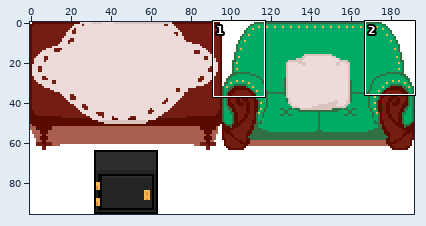
Edited in one commit: sprite sheet (Assets/Arte/Tilemap/Bar/Objetos-casa-playtest .PNG). The first picture is a wide view before the edit; the outline marks the close-up.
Close-up. Before:
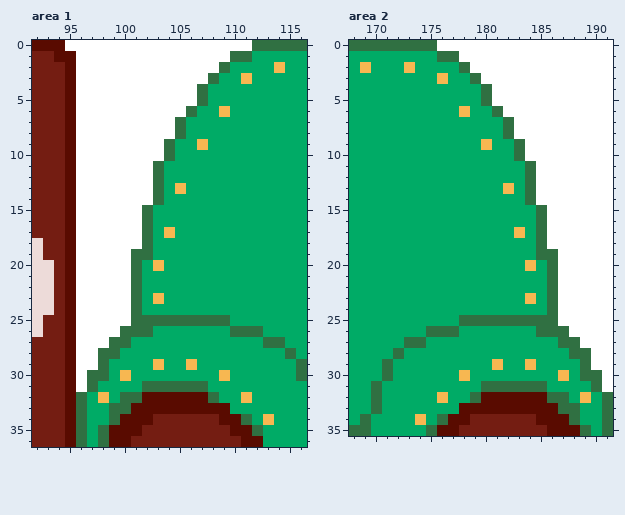
The file is 192x96 pixels. Colours within 5 levels of each other are drawn and written as one. Shown: area 1: x 92..116, y 0..36; area 2: x 168..191, y 0..35. The commit also changed other parts of the picture, which this record leaves out.
The result:
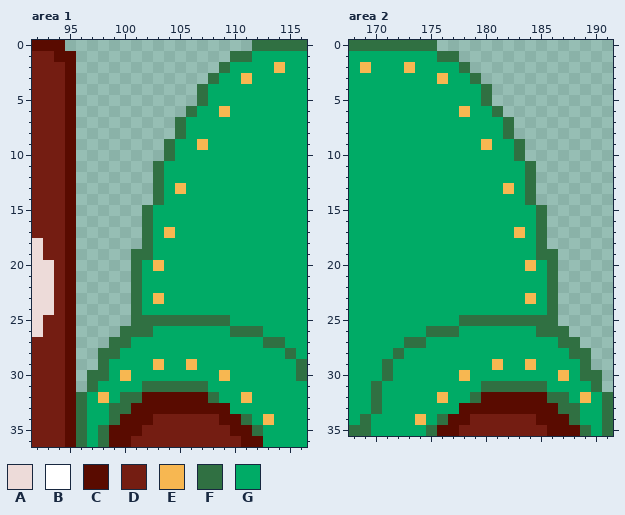
Palette (. is transparent): A #eddbd9  B #ffffff  C #590b00  D #741d12  E #f7b751  F #307042  G #00ab66
The exact change:
Area 1:
y 0: x 95..111 BBBBBBBBBBBBBBBBB -> .................
y 1: x 96..109 BBBBBBBBBBBBBB -> ..............
y 2: x 96..108 BBBBBBBBBBBBB -> .............
y 3: x 96..107 BBBBBBBBBBBB -> ............
y 4..5: x 96..106 BBBBBBBBBBB -> ...........
y 6: x 96..105 BBBBBBBBBB -> ..........
y 7..8: x 96..104 BBBBBBBBB -> .........
y 9..10: x 96..103 BBBBBBBB -> ........
y 11..14: x 96..102 BBBBBBB -> .......
y 15..18: x 96..101 BBBBBB -> ......
y 19..25: x 96..100 BBBBB -> .....
y 26: x 96..99 BBBB -> ....
y 27: x 96..98 BBB -> ...
y 28..29: x 96..97 BB -> ..
y 30..31: x 96 B -> .
Area 2:
y 0: x 176..191 BBBBBBBBBBBBBBBB -> ................
y 1: x 178..191 BBBBBBBBBBBBBB -> ..............
y 2: x 179..191 BBBBBBBBBBBBB -> .............
y 3: x 180..191 BBBBBBBBBBBB -> ............
y 4..5: x 181..191 BBBBBBBBBBB -> ...........
y 6: x 182..191 BBBBBBBBBB -> ..........
y 7..8: x 183..191 BBBBBBBBB -> .........
y 9..10: x 184..191 BBBBBBBB -> ........
y 11..14: x 185..191 BBBBBBB -> .......
y 15..18: x 186..191 BBBBBB -> ......
y 19..25: x 187..191 BBBBB -> .....
y 26: x 188..191 BBBB -> ....
y 27: x 189..191 BBB -> ...
y 28..29: x 190..191 BB -> ..
y 30..31: x 191 B -> .
